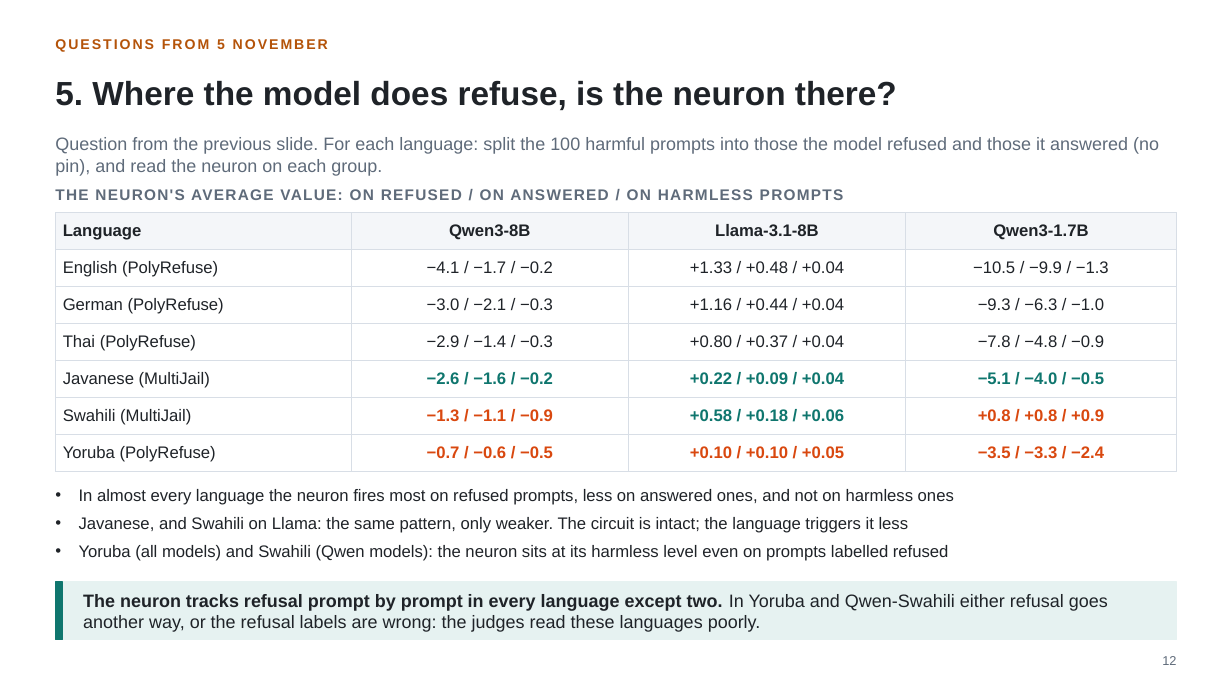
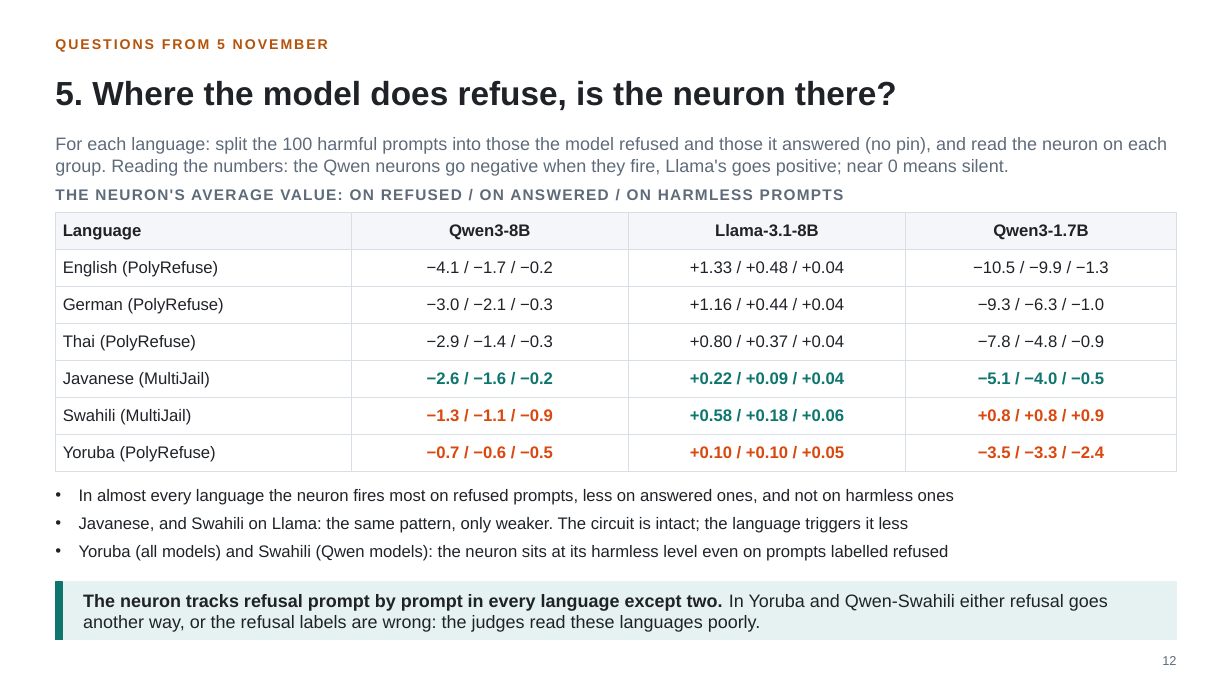
Before and after one commit to fjoad/refusal-neurons, a slide deck: slide 12 of slides/refusal_neurons_2026-11-12.pptx. Drawn at 1232x693 pixels with LibreOffice and Linux fonts; fonts in the diff are those of the drawing. Boxes give left, top, right and bottom in pixels: in the first picture for what was removed or moved away, otherwise in the second. Text is boxed around its words. In the diff, an @@ line names an element or a change of style, - is before the commit and + after.

```diff
--- a/slides/refusal_neurons_2026-11-12.pptx
+++ b/slides/refusal_neurons_2026-11-12.pptx
@@ text at (55, 137, 1167, 176): text changed @@
-Question from the previous slide. For each language: split the 100 harmful prompts into those the model refused and those it answered (no pin), and read the neuron on each group.
+For each language: split the 100 harmful prompts into those the model refused and those it answered (no pin), and read the neuron on each group. Reading the numbers: the Qwen neurons go negative when they fire, Llama's goes positive; near 0 means silent.
```
Also in this commit, not shown: 5 other slides changed, 2 other files.
